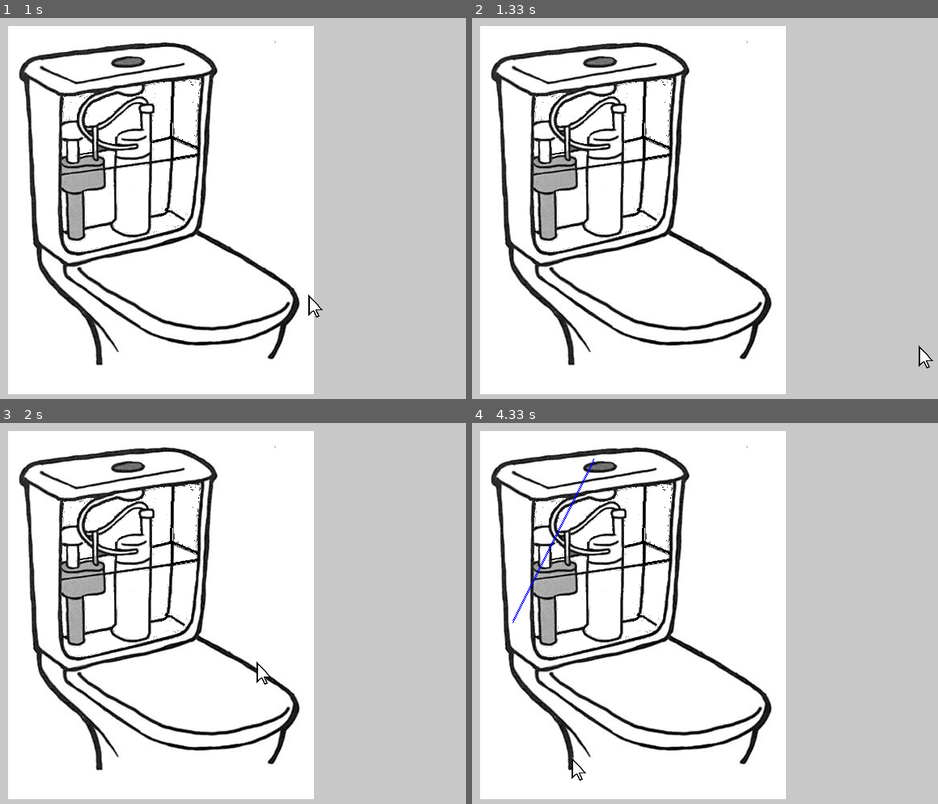
Above: before the commit, frames 1-4 (two rows, left to right).
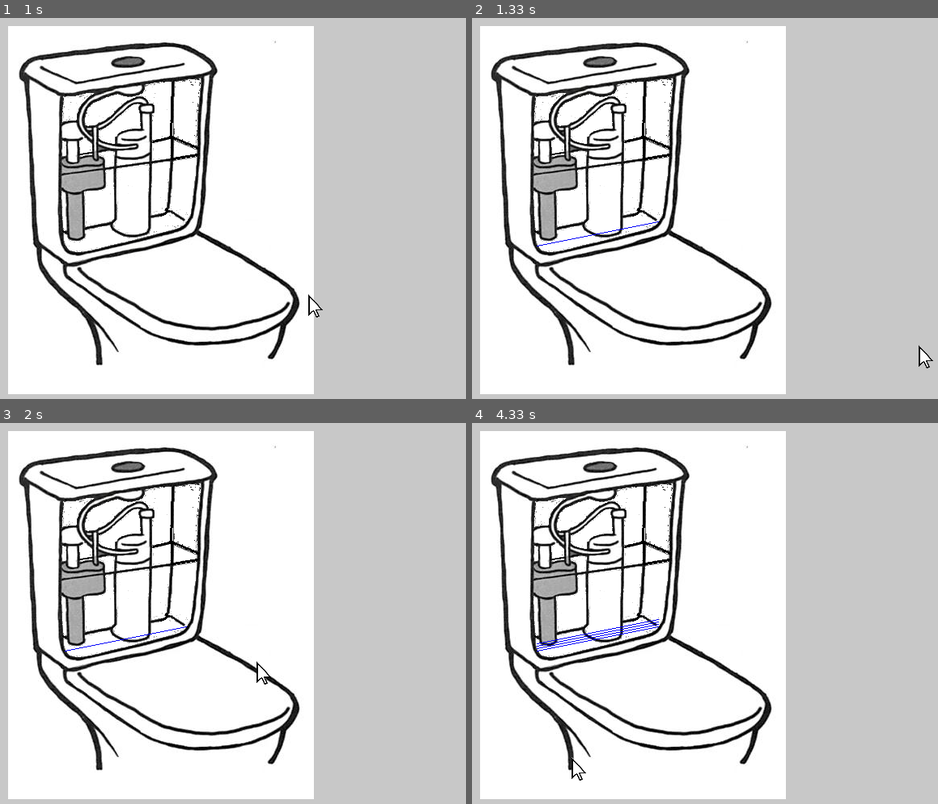
Above: after the commit, the same moments.

Repository: JPKP-Kuhn/Curso-Python
Game: pygame game, started from IFSC_python/20230404/main.py
Same seed, same stepped clock (60 frames per second), same inputs: the game is played once before the commit and once after it.
Inputs (mouse positions are in pixels of both pictures, inside the frame that each line leads up to):
- Up to frame 1 (1 s): click (260, 212) at 0.42 s; click (307, 296) at 0.77 s
- Up to frame 2 (1.33 s): click (919, 349) at 1.1 s
- Up to frame 3 (2 s): click (135, 541) at 1.43 s; click (256, 663) at 1.77 s
- Up to frame 4 (4.33 s): click (658, 537) at 2.1 s; click (910, 720) at 2.43 s; click (560, 655) at 2.77 s; click (579, 541) at 3.1 s; click (607, 685) at 3.43 s; click (914, 704) at 3.77 s; click (574, 762) at 4.1 s

Frame 1 is identical in both runs. In frame 2, less than 0.1% of the frame differs, in the area x 13-41%, y 53-60%; in frame 3, less than 0.1%; in frame 4, 0.4%, in the area x 8-41%, y 9-60%.

Commit message:
dados do contratante

Diff:
--- a/IFSC_python/20230404/main.py
+++ b/IFSC_python/20230404/main.py
@@ -23,8 +23,8 @@
 clock = pygame.time.Clock() #Inicia um relógio com tempo zero.
 
 #Posições das retas
-x_i=100
-y_i=150
+x_i=110
+y_i=240
 y_aux = y_i
 lim_y_cima=300
 PreencheX=[]
@@ -33,7 +33,7 @@
 tempo_acumulado = 0
 tempo_passado_segundos = 0
 Check_tempo=0
-veloc = -100
+veloc = -30
 
 
 
@@ -43,7 +43,7 @@
             pygame.quit() #botão pra fechar a tela
             sys.exit(1)
     tempo_passado=clock.tick()
-    tempo_passado_segundos += tempo_passado/500
+    tempo_passado_segundos += tempo_passado/250
     if (Check_tempo==(int(tempo_passado_segundos)-1)):
         Check_tempo = int(tempo_passado_segundos)
         print(Check_tempo, "segundos")
@@ -51,7 +51,7 @@
         PreencheX.append(x_i)
         PreencheY.append(y_aux)
 
-        pygame.draw.line(screen, (0, 0, 250), (x_i,y_i), (x_i+150,y_aux)) #superfície, cor, posição inicial e final
+        pygame.draw.line(screen, (0, 0, 250), (x_i,y_i+100), (x_i+150,y_aux+100)) #superfície, cor, posição inicial e final
     tempo_passado = clock.tick()
 
     screen.fill(Cor_Fundo)
@@ -65,7 +65,7 @@
 
     tempo_passado = clock.tick()
     for i in range(len(PreencheX)):
-         pygame.draw.line(screen, (0, 0, 250), (x_i+50,PreencheY[i]+veloc), (x_i-50,PreencheY[i]-veloc)) #superfície, cor, posição inicial e final
+         pygame.draw.line(screen, (0, 0, 250), (x_i+120,PreencheY[i]-veloc/2), (x_i-30,PreencheY[i]-1.5*veloc)) #superfície, cor, posição inicial e final
     tempo_passado = clock.tick()
 
 
--- a/IFSC_python/Trabalhos/contaBancaria.py
+++ b/IFSC_python/Trabalhos/contaBancaria.py
@@ -1,23 +1,34 @@
 #coding: utf-8
 import datetime
-import random
+from random import randint
 
 class contaBancaria():
     def __init__(self):
         self._nome = ''
         self._numero_conta = ''
-        self._dataAbertua = datetime.date.today().ctime()
-        self._saldo = -1
+        self._dataAbertura = datetime.date.today().ctime()
+        self._saldo = 0
         self._extrato = []
 
-    def _set_user(self, nome, numero_conta, dataAbertura, saldo ):
+    def _set_correntista(self, nome, saldo ):
         self._nome = nome
-        self._numero_conta = numero_conta
-        self._dataAbertura = dataAbertura
+        self._set_numero_conta()
         self._saldo = saldo
 
+    def _get_correntista(self):
+        return {
+            "Nome": self._nome,
+            "Data de abertura": self._dataAbertura,
+            "Numero Conta": self._numero_conta
+        }
+
+    def _get_saldo(self):
+        return self._saldo
+
     def _set_numero_conta(self):
-        numero_conta = random
+        numero_conta = str(randint(100000000,999999999))
+        numero_conta = numero_conta[:8]+ '-'+ numero_conta[8:]
+        self._numero_conta = numero_conta
 
     def _set_deposito(self):
         pass
@@ -27,6 +38,3 @@
 
     def _get_saldoExtrato(self):
         pass
-
-    def _get_correntista(self):
-        pass
--- a/IFSC_python/Trabalhos/main.py
+++ b/IFSC_python/Trabalhos/main.py
@@ -2,6 +2,10 @@
 import contaBancaria as cB
 
 if __name__ == "__main__":
-    conta = cB
+    conta = cB.contaBancaria()
     print('Vamos abrir sua conta bancária!')
-    Nome = input('\nEntre com um nome: ')
+    nome = input('\nEntre com seu nome completo: ')
+    conta._set_correntista(nome, 0)
+    correntista_info = conta._get_correntista()
+    print(f'Seja bem vindo {correntista_info["Nome"]}! Seu saldo é {correntista_info["Saldo"]}. A data de criação da sua conta é {correntista_info["Data de abertura"]}')
+    print(f'Seu número da conta é {correntista_info["Numero Conta"]}')
